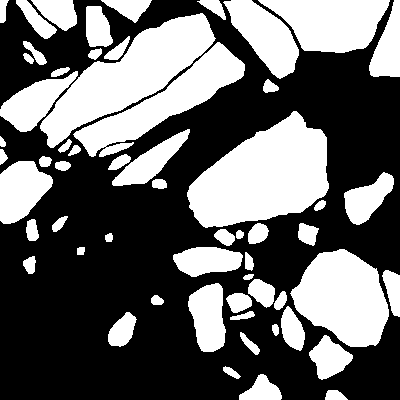
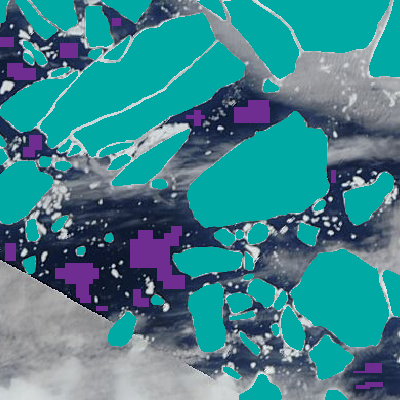
Revision of a layered 400 x 400 image; what changed, layer by layer:
added layer "water samples" above "ice floes" over [0, 18, 383, 389]
hid "ice floes" (1st of 2) over [0, 0, 400, 400]
